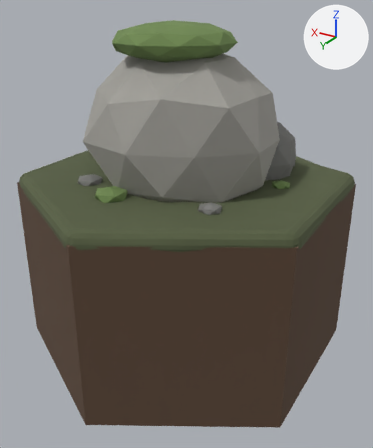
What one commit did to the Blender file bramblecrown/source-art/hex_stone.blend.
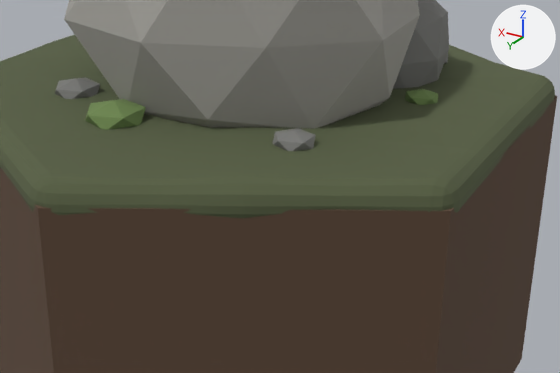
There are two pictures of each version: one whole from a camera (50 mm lens) standing at (-1.47, 2.44, 0.97) and looking at (-0.04, 0.06, -0.22), one close up on the part from 13% to 96% of the width and 29% to 75% of the height. The axes (+X, +Y, +Z) are drawn at upper right. The lights are the same throughout. The older version's two pictures come first.

The older version as bpy lines, for what is in view:
```python
me_body = bpy.data.meshes.new('body')
me_body.from_pydata(...)  # 2570 vertices, 2772 faces; spans x -0.85..0.85, y -0.98..0.98, z -1.0..0.88
# faces by material slot: [8, 2304, 220, 160, 80]
me_body.materials.append(mat_soil_side)  # brown #5d4838
me_body.materials.append(mat_peat_top)  # dark green #575f42
me_body.materials.append(mat_stone_dark)  # grey #7c7c79
me_body.materials.append(mat_moss)  # green #6f8950
me_body.materials.append(mat_stone)  # grey #a2a099
ob_hex_stone = bpy.data.objects.new('hex_stone', me_body)
ob_hex_stone.location = (0.0, 0.0, 0.0)
```
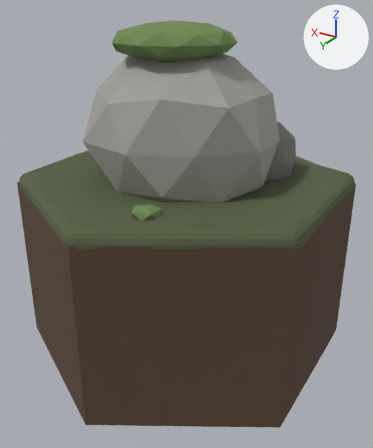
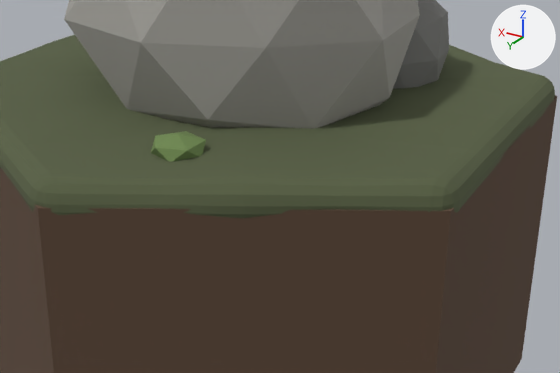
What differs and where, as boxes [x1, y1, x2, y2] in the close-ups (560 x 373 px; the box of a moved part takes in the faces that stretch with it):
part 1 of me_body, moved or reshaped (not visible afterwards): before [273, 128, 316, 151]
part 2 of me_body, moved or reshaped (not visible afterwards): before [85, 99, 146, 130]
part 3 of me_body, moved or reshaped: before [405, 89, 438, 105]; after [151, 131, 206, 162]
part 4 of me_body, moved or reshaped (not visible afterwards): before [54, 78, 100, 99]

The change in detail:
me_body has 2570 vertices, 2772 faces and spans x -0.85..0.85, y -0.98..0.98, z -1.0..0.88.
me_body is used by ob_hex_stone; location (0.0, 0.0, 0.0).
me_body part 1: the loose piece of 12 vertices spanning x -0.45..-0.34, y 0.38..0.49, z 0.04..0.1 is moved by (0.49, -0.15, 0.0).
me_body part 2: the loose piece of 12 vertices spanning x 0.04..0.21, y 0.44..0.61, z 0.03..0.11 is scaled about its middle by 0.796, then moved by (0.0, -0.67, 0.0).
me_body part 3: the loose piece of 12 vertices spanning x -0.61..-0.51, y -0.1..-0.01, z 0.04..0.1 is scaled about its middle by 1.43, then moved by (0.39, 0.68, 0.0).
me_body part 4: the loose piece of 12 vertices spanning x 0.29..0.43, y 0.34..0.47, z 0.03..0.11 is scaled about its middle by 0.653, then moved by (-0.3, -0.75, 0.0).
